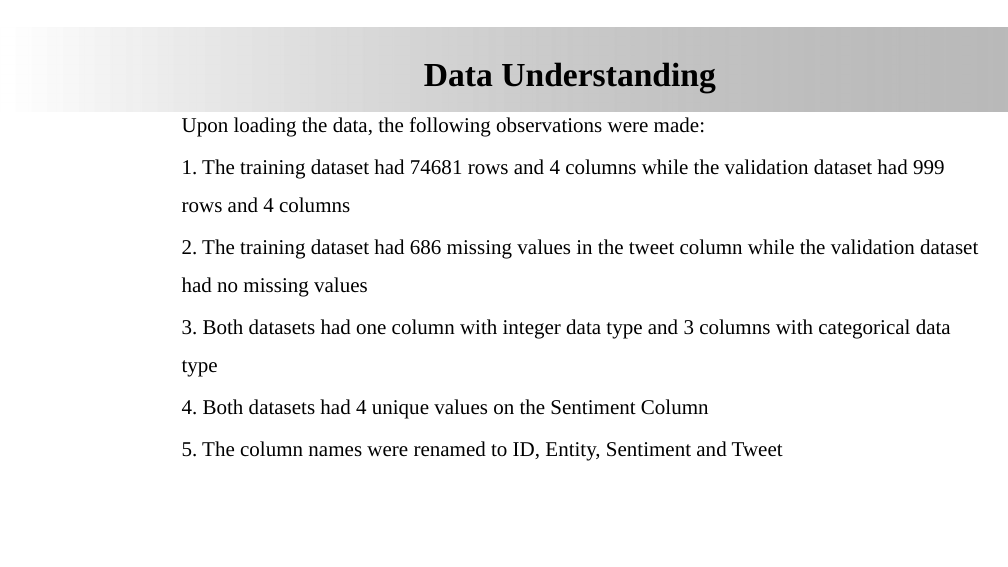
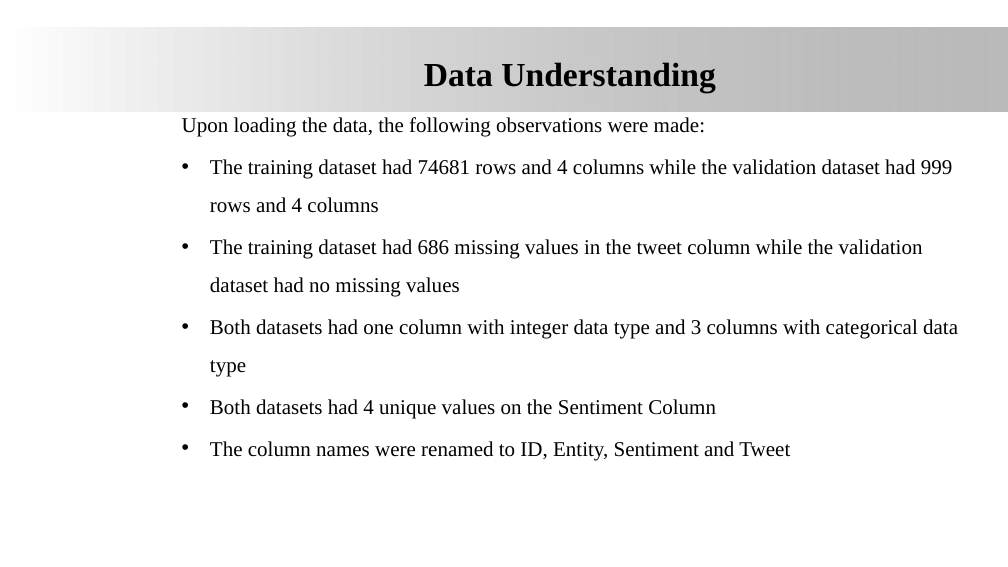
Before and after one commit to James-tech4/JAMES-DSPT08-PHASE-4-PROJECT, a slide deck: slide 8 of presentation.pptx. Drawn at 1008x567 pixels with LibreOffice and Linux fonts; fonts in the diff are those of the drawing; background and template pictures are left out. Boxes give left, top, right and bottom in pixels: in the first picture for what was removed or moved away, otherwise in the second. Text is boxed around its words. In the diff, an @@ line names an element or a change of style, - is before the commit and + after.

```diff
--- a/presentation.pptx
+++ b/presentation.pptx
@@ text at [210, 159, 958, 460]: text changed @@
-1. The training dataset had 74681 rows and 4 columns while the validation dataset had 999 rows and 4 columns
-2. The training dataset had 686 missing values in the tweet column while the validation dataset had no missing values
-3. Both datasets had one column with integer data type and 3 columns with categorical data type
-4. Both datasets had 4 unique values on the Sentiment Column
-5. The column names were renamed to ID, Entity, Sentiment and Tweet
+• The training dataset had 74681 rows and 4 columns while the validation dataset had 999 rows and 4 columns
+• The training dataset had 686 missing values in the tweet column while the validation dataset had no missing values
+• Both datasets had one column with integer data type and 3 columns with categorical data type
+• Both datasets had 4 unique values on the Sentiment Column
+• The column names were renamed to ID, Entity, Sentiment and Tweet
```
Also in this commit, not shown: 6 other slides changed, 1 slide added, 7 slides removed, 2 other files.
